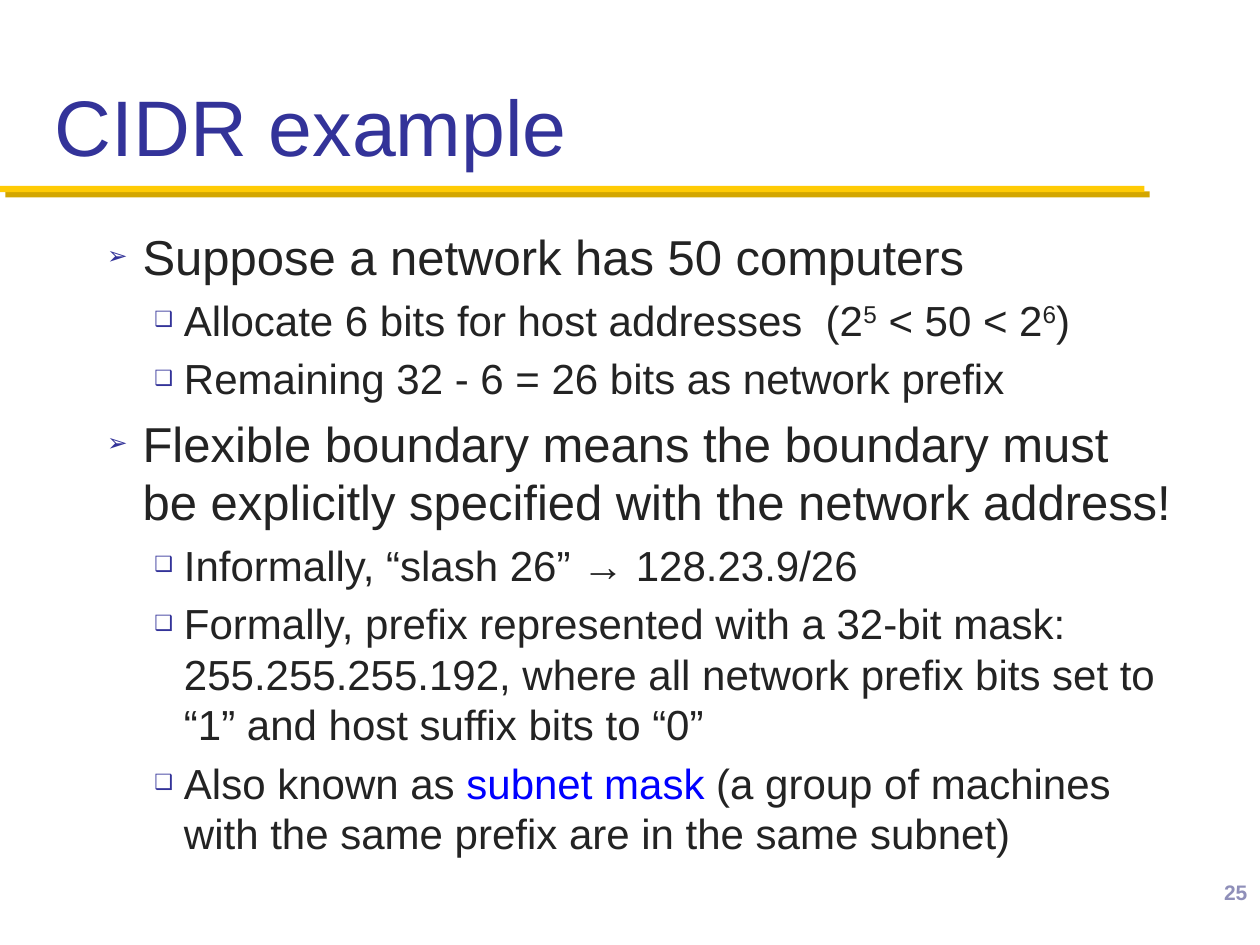
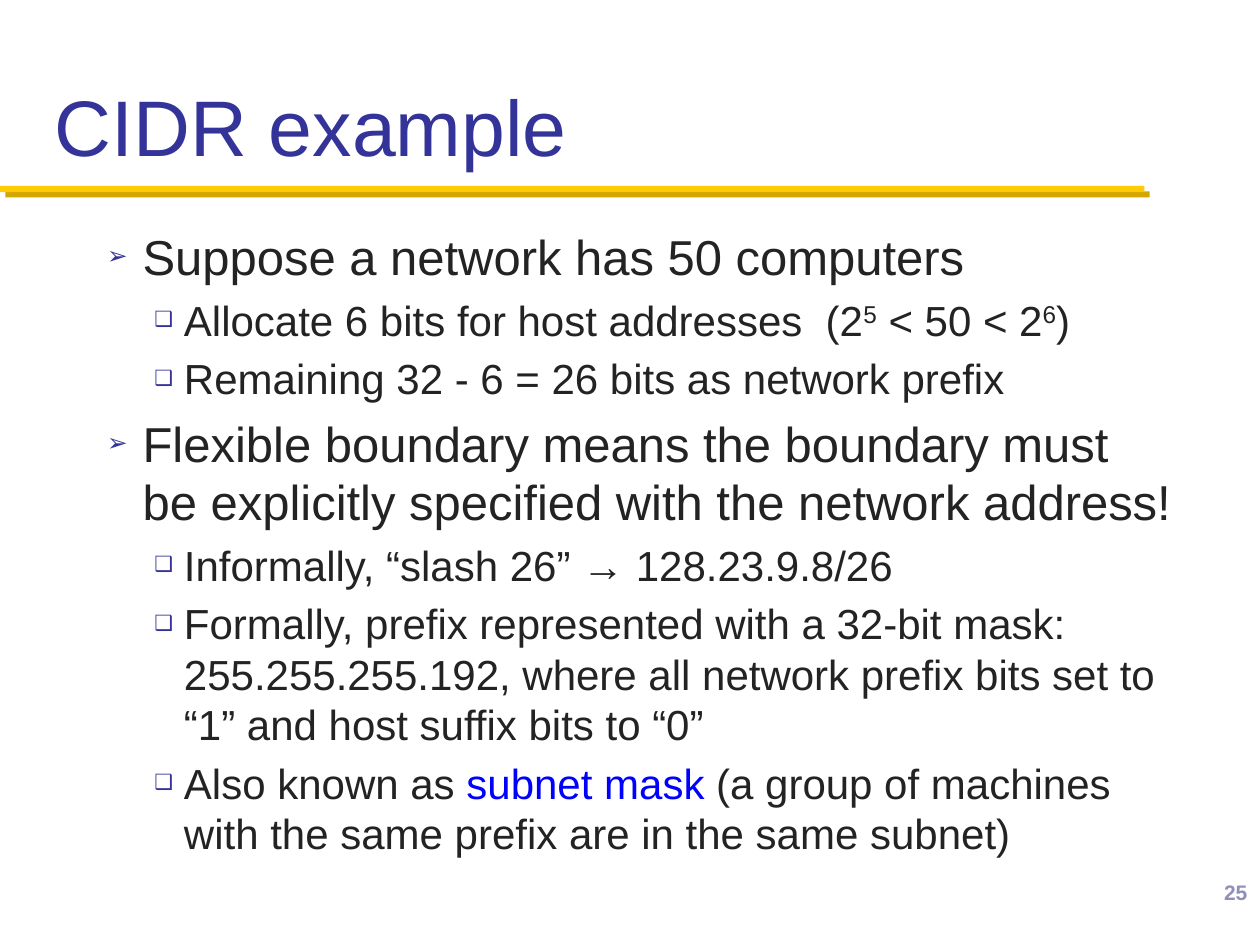
Before and after one commit to henryhxu/CSCI4430-ESTR4120, a slide deck: slide 25 of lec/lec14.pptx. Drawn at 1260x945 pixels with LibreOffice and Linux fonts; fonts in the diff are those of the drawing; background and template pictures are left out. Boxes give left, top, right and bottom in pixels: in the first picture for what was removed or moved away, otherwise in the second. Text is boxed around its words. In the diff, an @@ line names an element or a change of style, - is before the commit and + after.

Commit message:
lec14 updated

```diff
--- a/lec/lec14.pptx
+++ b/lec/lec14.pptx
@@ text at (184,550,893,589): text changed @@
-  ❑ Informally, “slash 26” → 128.23.9/26
+  ❑ Informally, “slash 26” → 128.23.9.8/26
```
Also in this commit, not shown: 1 other slide changed.
